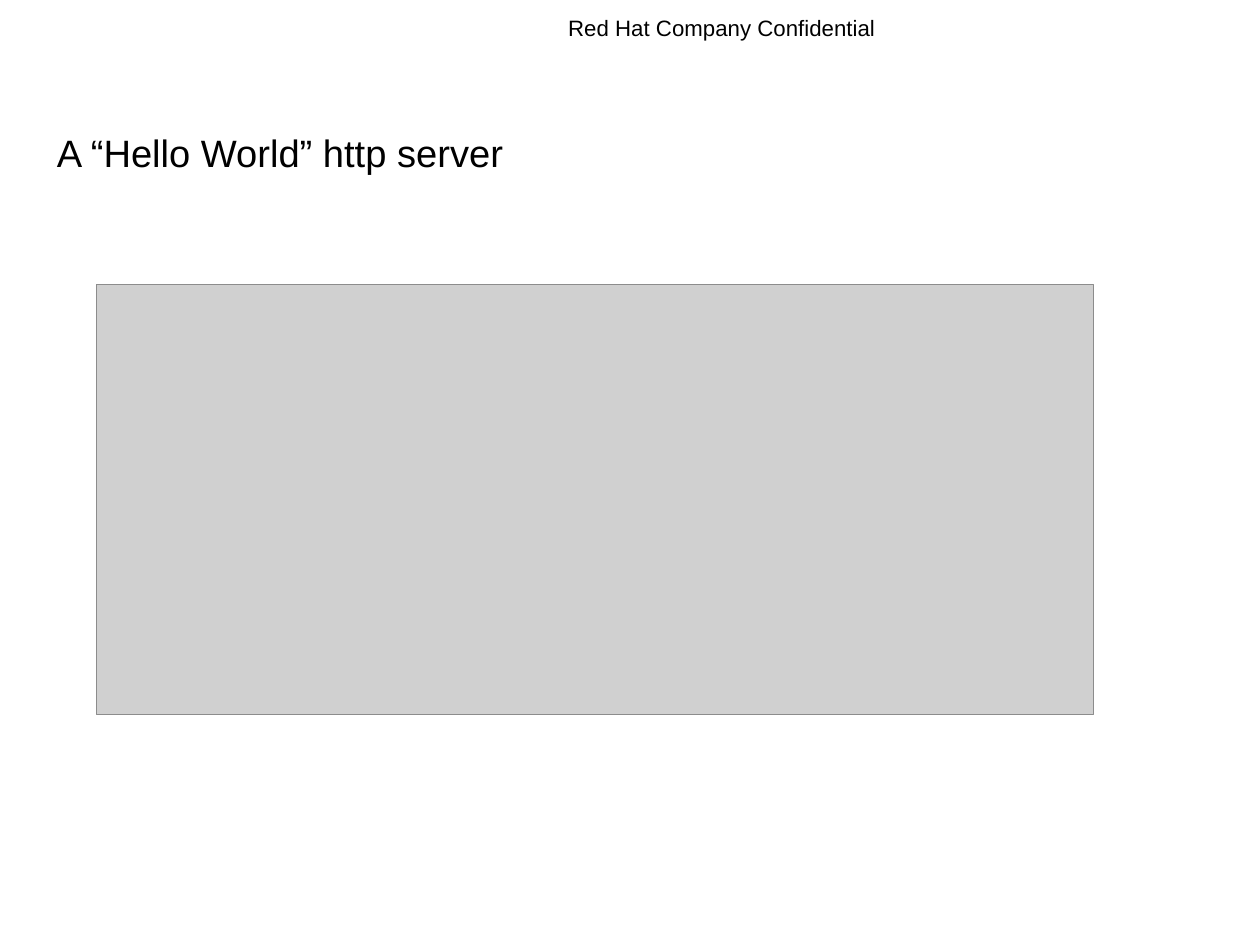
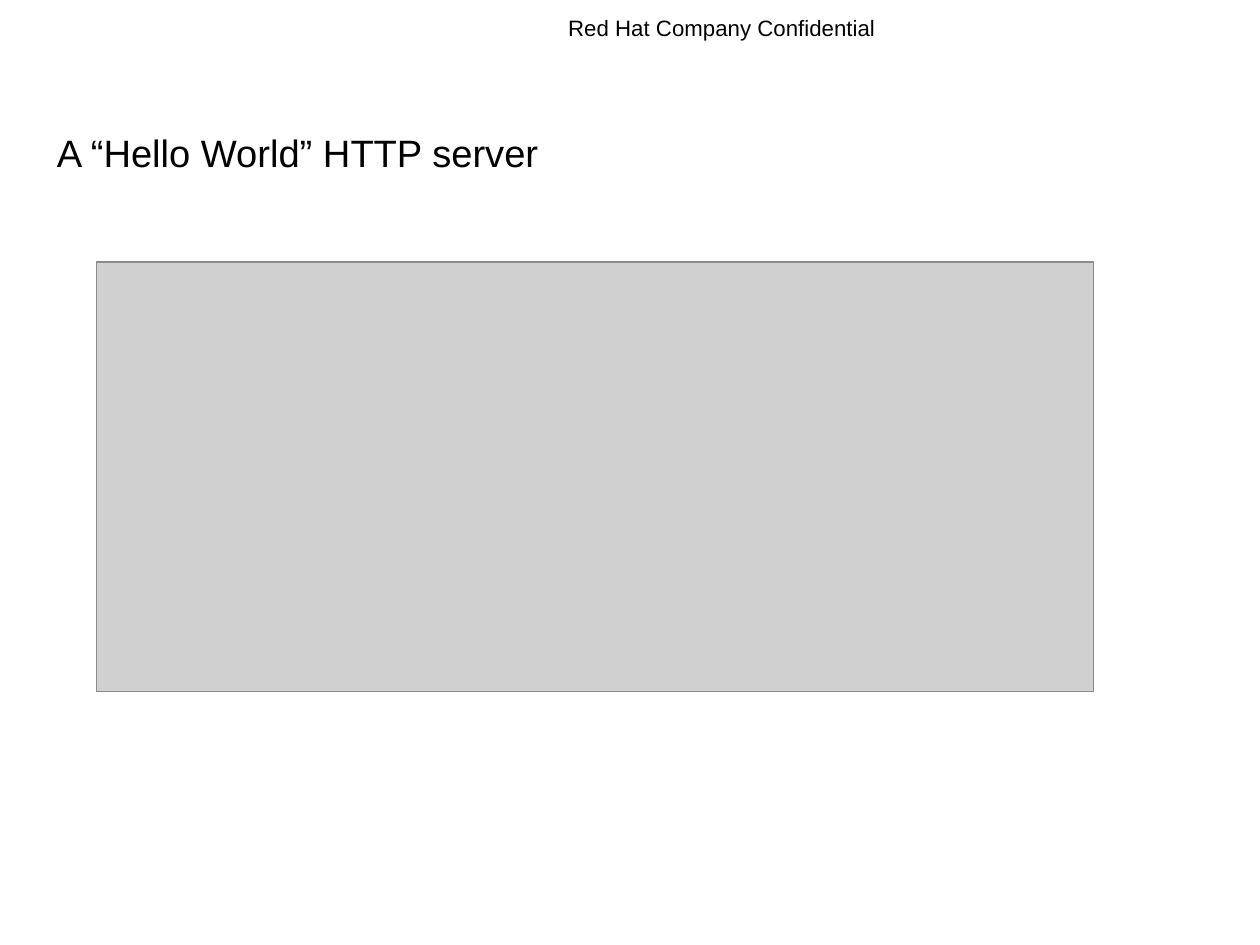
Before and after one commit to rhyw/node-trial, a slide deck: slide 8 of node-introduction.odp (slide 7 before the commit). Drawn at 1260x945 pixels with LibreOffice and Linux fonts; fonts in the diff are those of the drawing; grey boxes stand for pictures; background and template pictures are left out. Boxes give left, top, right and bottom in pixels: in the first picture for what was removed or moved away, otherwise in the second. Text is boxed around its words. In the diff, an @@ line names an element or a change of style, - is before the commit and + after.

```diff
--- a/node-introduction.odp
+++ b/node-introduction.odp
@@ title at <box>57,139,538,168</box>: text changed @@
-A “Hello World” http server
+A “Hello World” HTTP server
@@ picture: place and size @@
-picture at <box>96,285,1094,715</box>
+picture at <box>96,262,1094,692</box>
```
Also in this commit, not shown: 5 other slides changed, 3 slides added, 2 slides removed.
